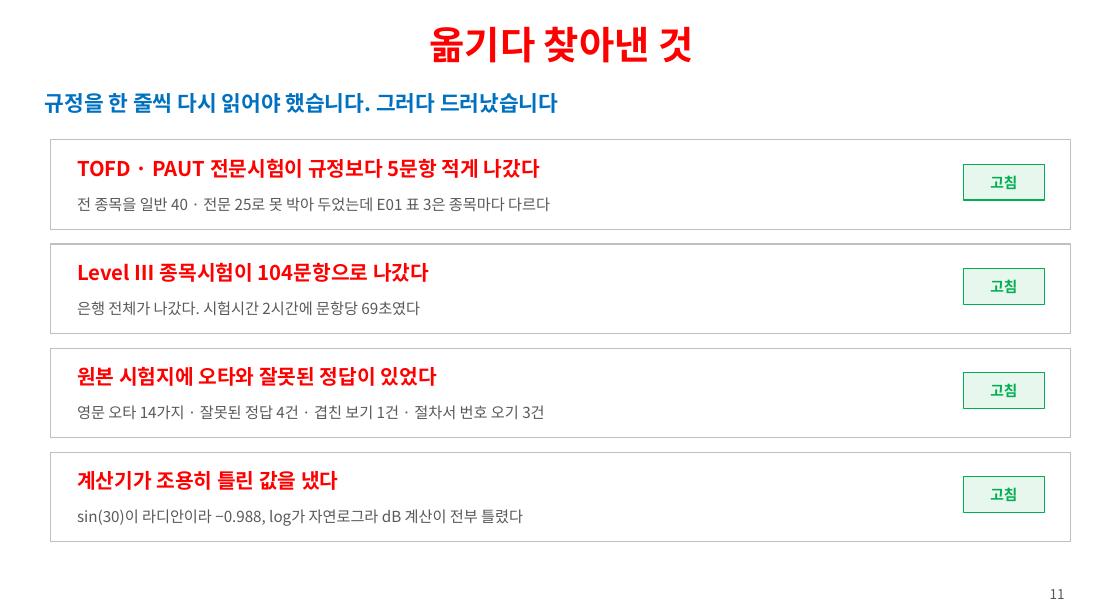
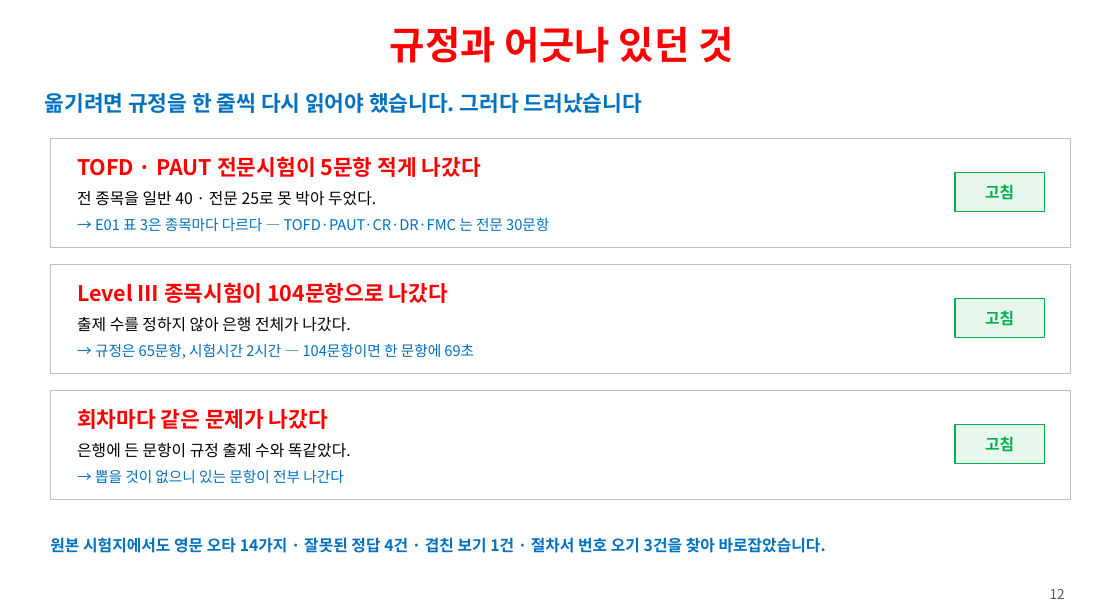
Before and after one commit to ys1277-sys/HIENDT-CBT, a slide deck: slide 12 of docs/발표자료-CBT-2026-08.pptx (slide 11 before the commit). Drawn at 1120x610 pixels with LibreOffice and Linux fonts; fonts in the diff are those of the drawing. Boxes give left, top, right and bottom in pixels: in the first picture for what was removed or moved away, otherwise in the second. Text is boxed around its words. In the diff, an @@ line names an element or a change of style, - is before the commit and + after.

```diff
--- a/docs/발표자료-CBT-2026-08.pptx
+++ b/docs/발표자료-CBT-2026-08.pptx
@@ text at [390,26,733,63]: text changed @@
-옮기다 찾아낸 것
+규정과 어긋나 있던 것
@@ text at [45,93,642,113]: text changed @@
-규정을 한 줄씩 다시 읽어야 했습니다. 그러다 드러났습니다
+옮기려면 규정을 한 줄씩 다시 읽어야 했습니다. 그러다 드러났습니다
@@ rectangle: place and size @@
-rectangle at [50,140,1070,229]
+rectangle at [50,138,1070,247]
@@ text at [77,157,481,177]: text changed; size 18 to 19 pt @@
-TOFD · PAUT 전문시험이 규정보다 5문항 적게 나갔다
+TOFD · PAUT 전문시험이 5문항 적게 나갔다
@@ text "고침": place and size @@
-text "고침" at [990,175,1017,189]
+text "고침" at [985,184,1014,200]
@@ rectangle: place and size @@
-rectangle at [963,164,1044,200]
+rectangle at [955,172,1044,211]
@@ text at [77,191,376,206]: text changed; size 13.5 to 14 pt; text colour #595959 to #000000 @@
-전 종목을 일반 40 · 전문 25로 못 박아 두었는데 E01 표 3은 종목마다 다르다
+전 종목을 일반 40 · 전문 25로 못 박아 두었다.
@@ text added at [95,217,549,231], 13 pt, text #0070C0 @@
+→ E01 표 3은 종목마다 다르다 — TOFD·PAUT·CR·DR·FMC 는 전문 30문항
@@ rectangle: place and size @@
-rectangle at [50,244,1070,333]
+rectangle at [50,264,1070,373]
@@ text "Level Ⅲ 종목시험이 104문항으로 나갔다": place and size @@
-text "Level Ⅲ 종목시험이 104문항으로 나갔다" at [77,262,429,282]
+text "Level Ⅲ 종목시험이 104문항으로 나갔다" at [77,283,448,303]
@@ text "Level Ⅲ 종목시험이 104문항으로 나갔다" at [77,283,448,303]: size 18 to 19 pt @@
@@ text "고침": place and size @@
-text "고침" at [990,279,1017,293]
+text "고침" at [985,310,1014,326]
@@ rectangle: place and size @@
-rectangle at [963,268,1044,304]
+rectangle at [955,298,1044,337]
@@ text at [77,317,350,332]: text changed; size 13.5 to 14 pt; text colour #595959 to #000000 @@
-은행 전체가 나갔다. 시험시간 2시간에 문항당 69초였다
+출제 수를 정하지 않아 은행 전체가 나갔다.
@@ text added at [95,343,474,359], 13 pt, text #0070C0 @@
+→ 규정은 65문항, 시험시간 2시간 — 104문항이면 한 문항에 69초
@@ text removed at [77,366,437,386] @@
-원본 시험지에 오타와 잘못된 정답이 있었다
@@ rectangle removed at [963,372,1044,408] @@
@@ text removed at [990,383,1017,397] @@
-고침
@@ rectangle: place and size @@
-rectangle at [50,348,1070,437]
+rectangle at [50,390,1070,499]
@@ text added at [77,409,328,429], 19 pt, text #FF0000, bold @@
+회차마다 같은 문제가 나갔다
@@ text added at [77,443,351,458], 14 pt, text #000000 @@
+은행에 든 문항이 규정 출제 수와 똑같았다.
@@ size 13 to 14 pt in 3 elements at [985,184,1014,200], [985,310,1014,326], [985,436,1014,452] @@
@@ text "고침": place and size @@
-text "고침" at [990,487,1017,501]
+text "고침" at [985,436,1014,452]
@@ rectangle: place and size @@
-rectangle at [963,476,1044,512]
+rectangle at [955,424,1044,463]
@@ rectangle removed at [50,452,1070,541] @@
@@ text removed at [77,471,338,490] @@
-계산기가 조용히 틀린 값을 냈다
@@ text added at [95,469,343,483], 13 pt, text #0070C0 @@
+→ 뽑을 것이 없으니 있는 문항이 전부 나간다
@@ text removed at [77,509,523,526] @@
-sin(30)이 라디안이라 −0.988, log가 자연로그라 dB 계산이 전부 틀렸다
@@ text at [50,537,826,553]: text changed; size 13.5 to 14 pt; text colour #595959 to #0070C0; bold on @@
-영문 오타 14가지 · 잘못된 정답 4건 · 겹친 보기 1건 · 절차서 번호 오기 3건
+원본 시험지에서도 영문 오타 14가지 · 잘못된 정답 4건 · 겹친 보기 1건 · 절차서 번호 오기 3건을 찾아 바로잡았습니다.
@@ text at [1050,589,1065,599]: text changed @@
-11
+12
```
Also in this commit, not shown: 7 other slides changed, 3 slides added, 2 slides removed, 1 other file.
